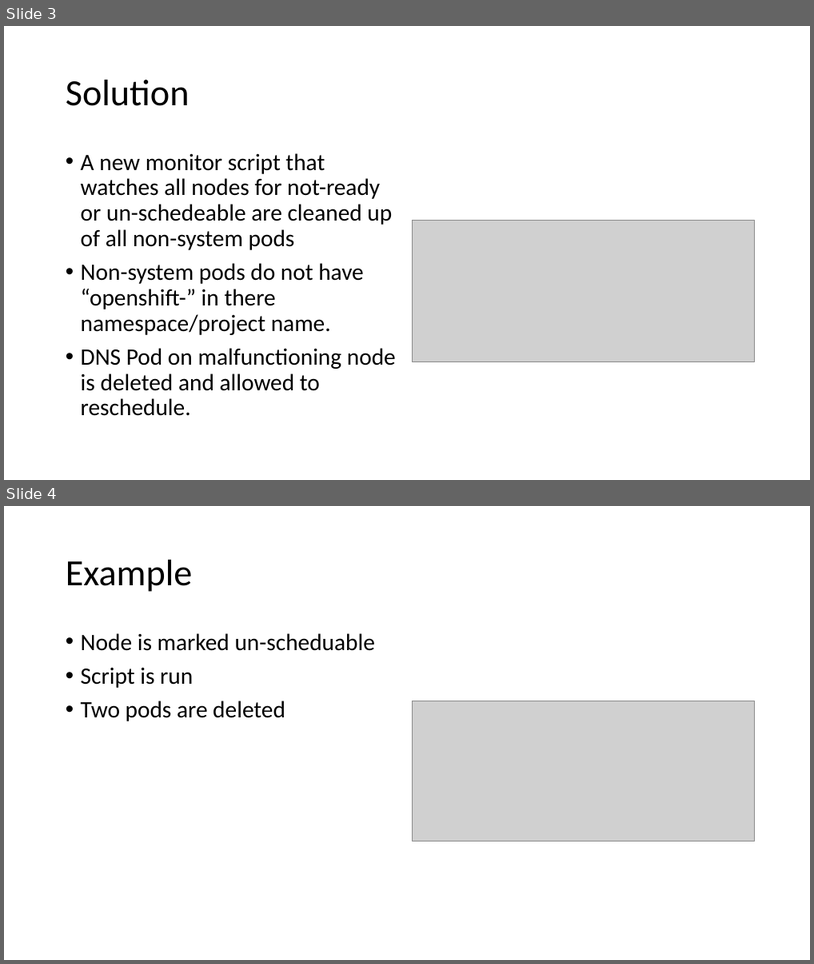
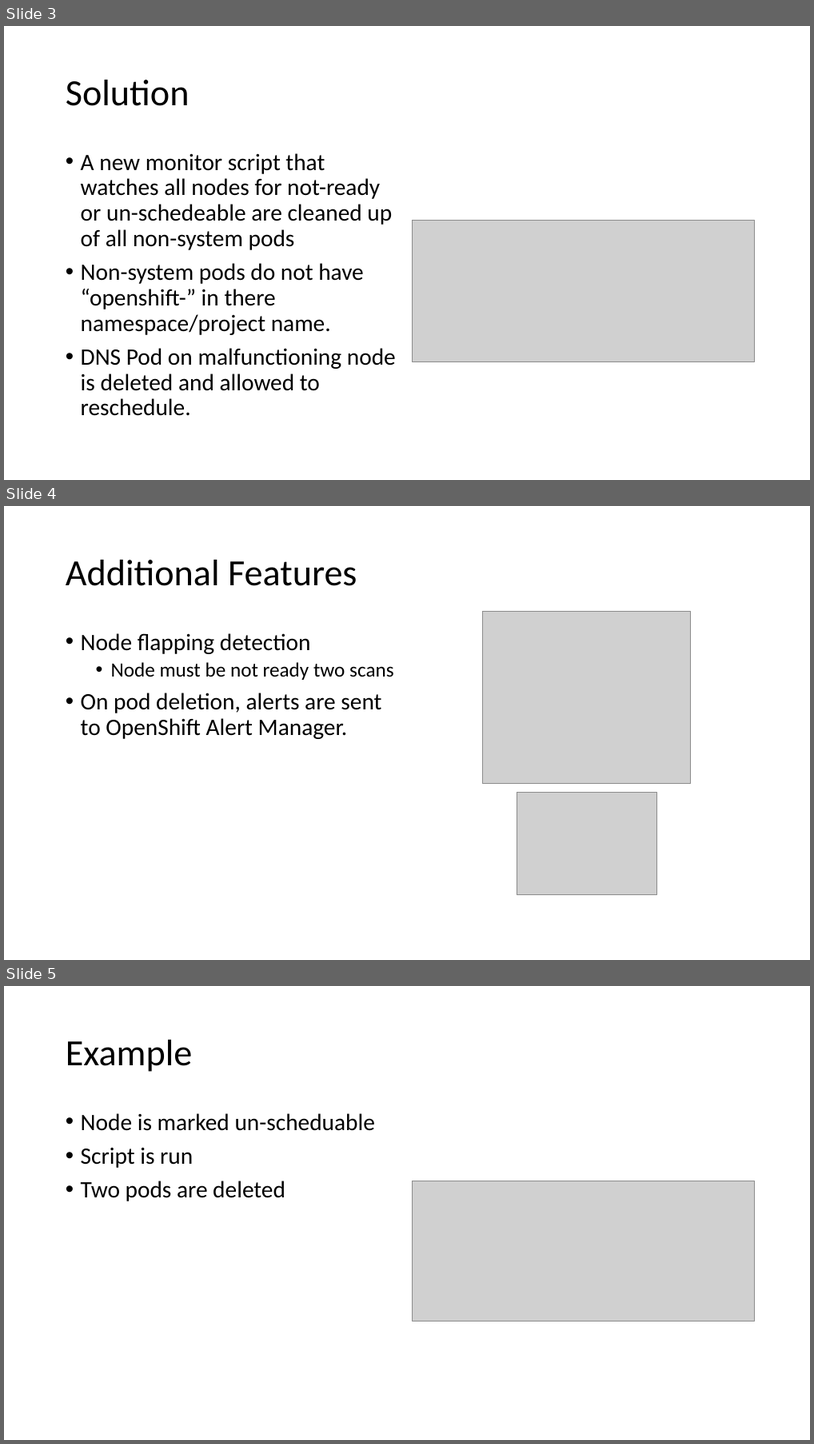
Before and after one commit to RHsyseng/podsupervisor, a slide deck: doc/podsupervisor.pptx. Shown one above the other, each under a label of ours: slides 3 and 4 before the commit, slides 3, 4 and 5 after it. The pictures are 814x964 and 814x1444 pixels, drawn with LibreOffice and Linux fonts; fonts in the diff are those of the drawing; grey boxes stand for pictures. Boxes give left, top, right and bottom in pixels: in the first picture for what was removed or moved away, otherwise in the second. Text is boxed around its words. In the diff, an @@ line names an element or a change of style, - is before the commit and + after.

Commit message:
Add alerting, and node flapping detection

```diff
--- a/doc/podsupervisor.pptx
+++ b/doc/podsupervisor.pptx
@@ slide 4 added at [4,506,810,960], background #FFFFFF @@
@@ title added at [66,560,357,586], 44 pt, text #000000 @@
+Additional Features
@@ picture added at [483,612,691,783] @@
@@ text added at [81,633,394,739], 28 pt, text #000000 @@
+• Node flapping detection
+  • Node must be not ready two scans
+• On pod deletion, alerts are sent to OpenShift Alert Manager.
@@ picture added at [517,792,658,894] @@
@@ what was slide 4 is now slide 5 @@
```
Also in this commit, not shown: 10 other files.
